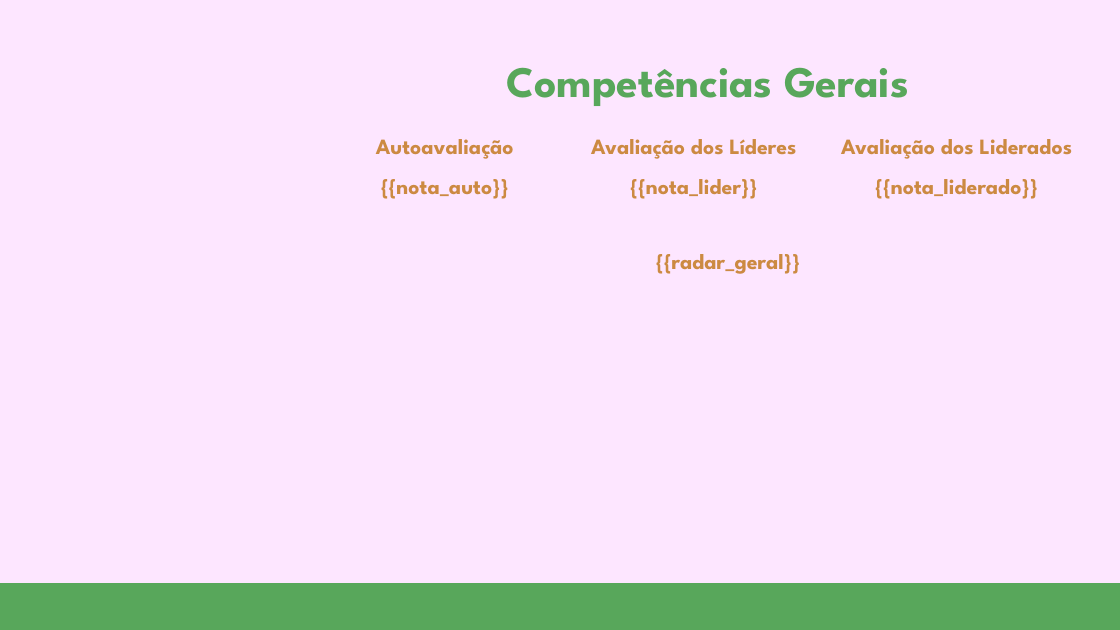
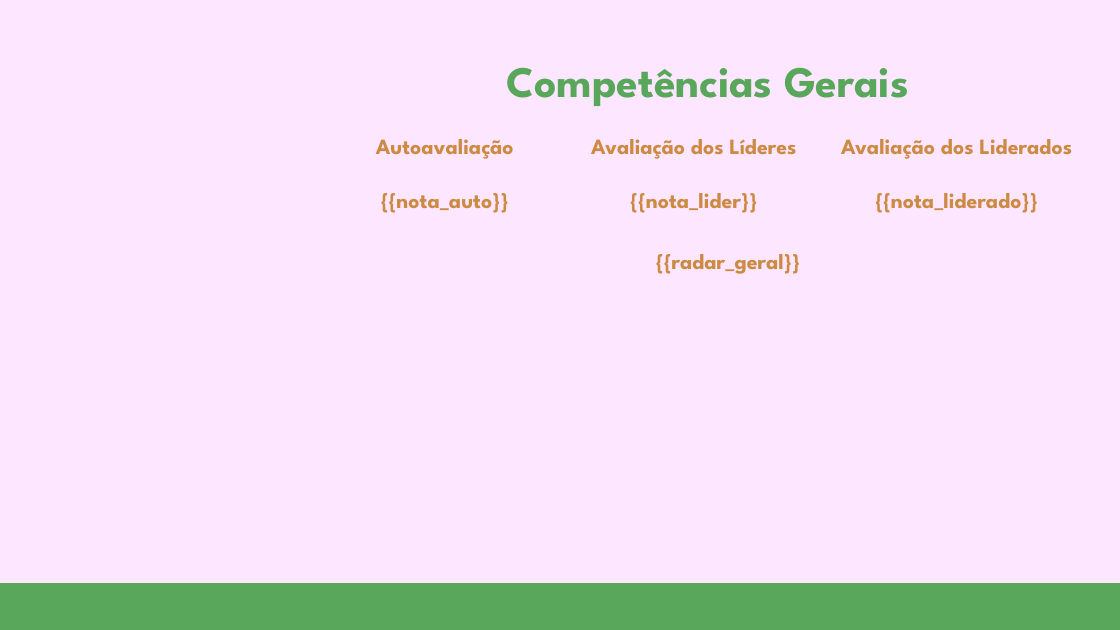
Before and after one commit to hugobovareto/Avaliacao-de-Desempenho-2025, a slide deck: slide 2 of templates/[GARN] Modelo de apresentação de slides.pptx. Drawn at 1120x630 pixels with LibreOffice and Linux fonts; fonts in the diff are those of the drawing; background and template pictures are left out. Boxes give left, top, right and bottom in pixels: in the first picture for what was removed or moved away, otherwise in the second. Text is boxed around its words. In the diff, an @@ line names an element or a change of style, - is before the commit and + after.

```diff
--- a/templates/[GARN] Modelo de apresentação de slides.pptx
+++ b/templates/[GARN] Modelo de apresentação de slides.pptx
@@ text at box(381, 179, 509, 199): paragraph removed @@
-{{nota_auto}}
@@ text at box(630, 179, 758, 199): paragraph removed @@
-{{nota_lider}}
@@ text at box(875, 179, 1038, 199): paragraph removed @@
-{{nota_liderado}}
@@ text added at box(381, 193, 509, 213), 14 pt, text #CC8A42, bold @@
+{{nota_auto}}
@@ text added at box(630, 193, 758, 213), 14 pt, text #CC8A42, bold @@
+{{nota_lider}}
@@ text added at box(875, 193, 1038, 213), 14 pt, text #CC8A42, bold @@
+{{nota_liderado}}
```
Also in this commit, not shown: 1 other slide changed, 55 other files.
